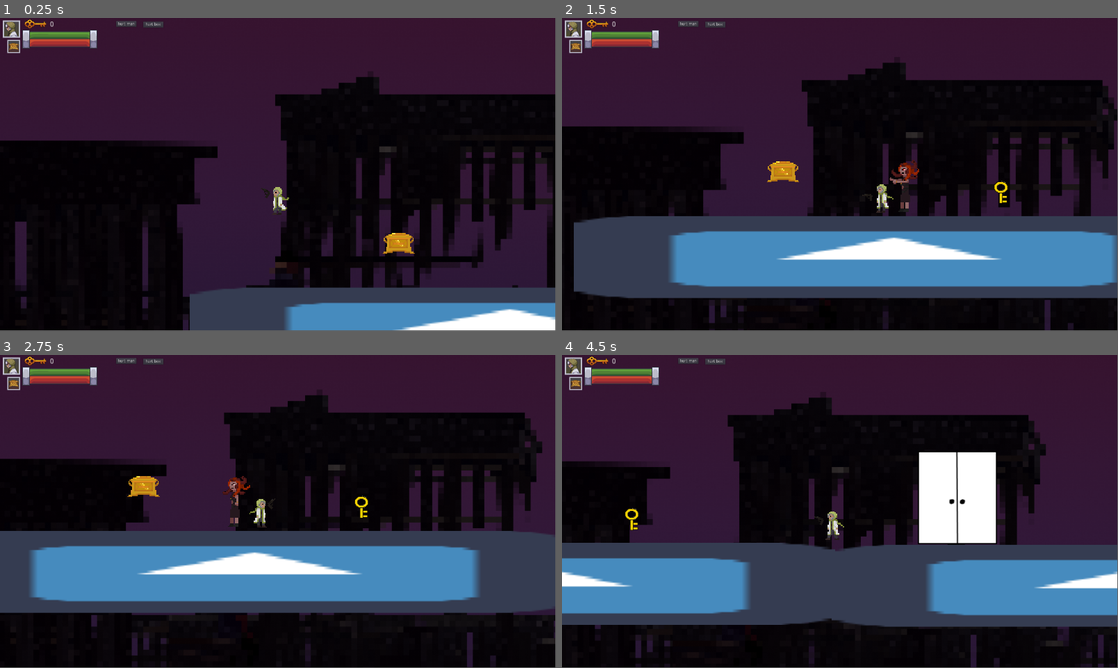
Above: before the commit, frames 1-4 (two rows, left to right).
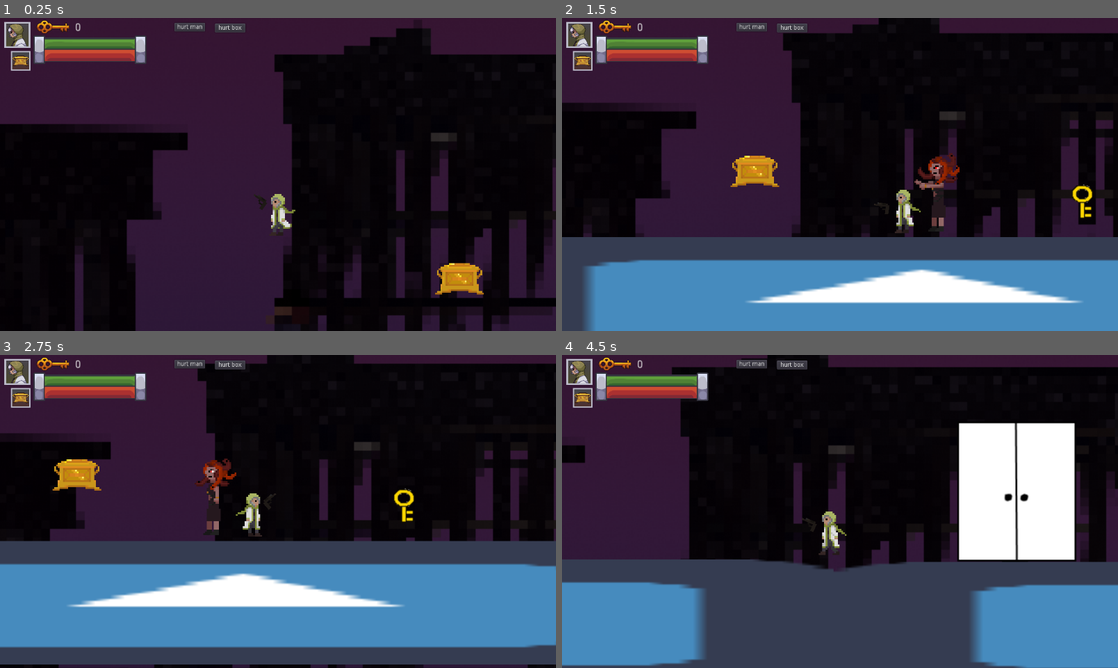
Above: after the commit, the same moments.

Repository: LaurenceTimothyMGarcia/Halloween-Game-Jam-2021
Game: Godot game, scene res://Assets/Scenes/PlayerTester.tscn
Same seed, same stepped clock (60 frames per second), same inputs: the game is played once before the commit and once after it. The project has no main scene, so this scene is started directly. The engine's default icon, where the game draws it, is replaced by a stand-in: a white triangle on a blue panel in a dark square.
Inputs (mouse positions are in pixels of both pictures, inside the frame that each line leads up to):
- Up to frame 1 (0.25 s): no input
- Up to frame 2 (1.5 s): move the mouse to (962, 158) at 0.52 s; hold D (move_right) from 0.53 s (still down); right-click (962, 158) at 0.6 s; tap Space (jump) at 0.77 s; move the mouse to (728, 190) at 1.27 s; click (728, 190) at 1.35 s
- Up to frame 3 (2.75 s): tap Space (jump) at 1.52 s; move the mouse to (333, 442) at 2.02 s; release D (move_right) at 2.03 s; hold A (move_left) from 2.03 s (still down); right-click (333, 442) at 2.1 s
- Up to frame 4 (4.5 s): move the mouse to (812, 574) at 2.77 s; release A (move_left) at 2.78 s; hold D (move_right) 2.78-4.28 s; click (812, 574) at 2.85 s; tap Space (jump) at 3.02, 3.77 s; move the mouse to (1006, 558) at 3.52 s; right-click (1006, 558) at 3.6 s; move the mouse to (673, 464) at 4.27 s; hold A (move_left) from 4.28 s (still down); click (673, 464) at 4.35 s
In our replay, the window is 799x449 before the commit and 800x450 after it. These sizes can differ from the game's own. Grey fills any space a smaller window leaves; there, only what the larger window draws over its background counts as a difference.

The runs differ from the first frame. In frame 1, 34% of the frame differs, in the area x 0-100%, y 0-100%; in frame 2, 53%; in frame 3, 60%; in frame 4, 63%.

Commit message:
UI's box icon now updates

Diff:
--- a/Assets/Scenes/PlayerTester.tscn
+++ b/Assets/Scenes/PlayerTester.tscn
@@ -8,7 +8,6 @@
 [ext_resource path="res://Assets/Scenes/Door.tscn" type="PackedScene" id=6]
 [ext_resource path="res://Assets/Scenes/PlayerTester.gd" type="Script" id=7]
 [ext_resource path="res://Assets/Scenes/UI Layer.tscn" type="PackedScene" id=8]
-[ext_resource path="res://Assets/Scenes/UI Layer.gd" type="Script" id=9]
 
 [sub_resource type="RectangleShape2D" id=1]
 extents = Vector2( 271.75, 37.2667 )
@@ -58,7 +57,6 @@
 [node name="Enemy" parent="." instance=ExtResource( 3 )]
 position = Vector2( 605.568, 152.942 )
 collision_mask = 13
-hitHealth = 3
 
 [node name="The Box" parent="." instance=ExtResource( 4 )]
 position = Vector2( 352.618, 188.041 )
@@ -66,7 +64,6 @@
 mass = 500.0
 
 [node name="UI Layer" parent="." instance=ExtResource( 8 )]
-script = ExtResource( 9 )
 
 [node name="UI Layer2" type="CanvasLayer" parent="."]
 
--- a/Assets/Scenes/SpiderEnEMMI.tscn
+++ b/Assets/Scenes/SpiderEnEMMI.tscn
@@ -57,7 +57,7 @@
 radius = 24.0
 
 [sub_resource type="CircleShape2D" id=5]
-radius = 344.227
+radius = 137.021
 
 [node name="Spider Enemy" type="KinematicBody2D"]
 collision_layer = 2
--- a/Assets/Scenes/UI Layer.gd
+++ b/Assets/Scenes/UI Layer.gd
@@ -29,6 +29,10 @@
 
 func _on_The_Box_lost_health(newamt):
 	$"PlayerHPBar/BoxHPBar".value = newamt * boxBarCoefficient + barMin
+	if newamt <= 2:
+		$BoxIcon3.visible = true
+	elif newamt <= 4:
+		$BoxIcon2.visible = true
 
 
 func _on_Player_key_amt_changed(newamt):
--- a/Assets/Scenes/UI Layer.tscn
+++ b/Assets/Scenes/UI Layer.tscn
@@ -8,8 +8,10 @@
 [ext_resource path="res://Assets/Sprites/portrait w bg box 3.png" type="Texture" id=6]
 [ext_resource path="res://Assets/Sprites/portrait w bg box 1.png" type="Texture" id=7]
 [ext_resource path="res://Assets/Sprites/portrait w bg mc.png" type="Texture" id=8]
+[ext_resource path="res://Assets/Scenes/UI Layer.gd" type="Script" id=9]
 
 [node name="UI Layer" type="CanvasLayer"]
+script = ExtResource( 9 )
 
 [node name="PlayerHPBar" type="TextureProgress" parent="."]
 margin_left = 56.8239
@@ -85,6 +87,7 @@
 }
 
 [node name="BoxIcon2" type="TextureRect" parent="."]
+visible = false
 margin_left = 25.4946
 margin_top = 75.8666
 margin_right = 3025.49
@@ -97,6 +100,7 @@
 }
 
 [node name="BoxIcon3" type="TextureRect" parent="."]
+visible = false
 margin_left = 25.4946
 margin_top = 75.8666
 margin_right = 3025.49
--- a/project.godot
+++ b/project.godot
@@ -17,6 +17,8 @@
 
 window/size/width=1920
 window/size/height=1080
+window/size/test_width=1280
+window/size/test_height=720
 
 [input]
 
Not shown: 3 places in Assets/Scenes/Player.tscn that only renumber resources
Not shown: 1 places in Assets/Scenes/PlayerTester.tscn that only renumber resources
Not shown: 3 places in Assets/Scenes/SpiderEnEMMI.tscn that only renumber resources
Not shown: 1 places in Assets/Scenes/UI Layer.tscn that only renumber resources
